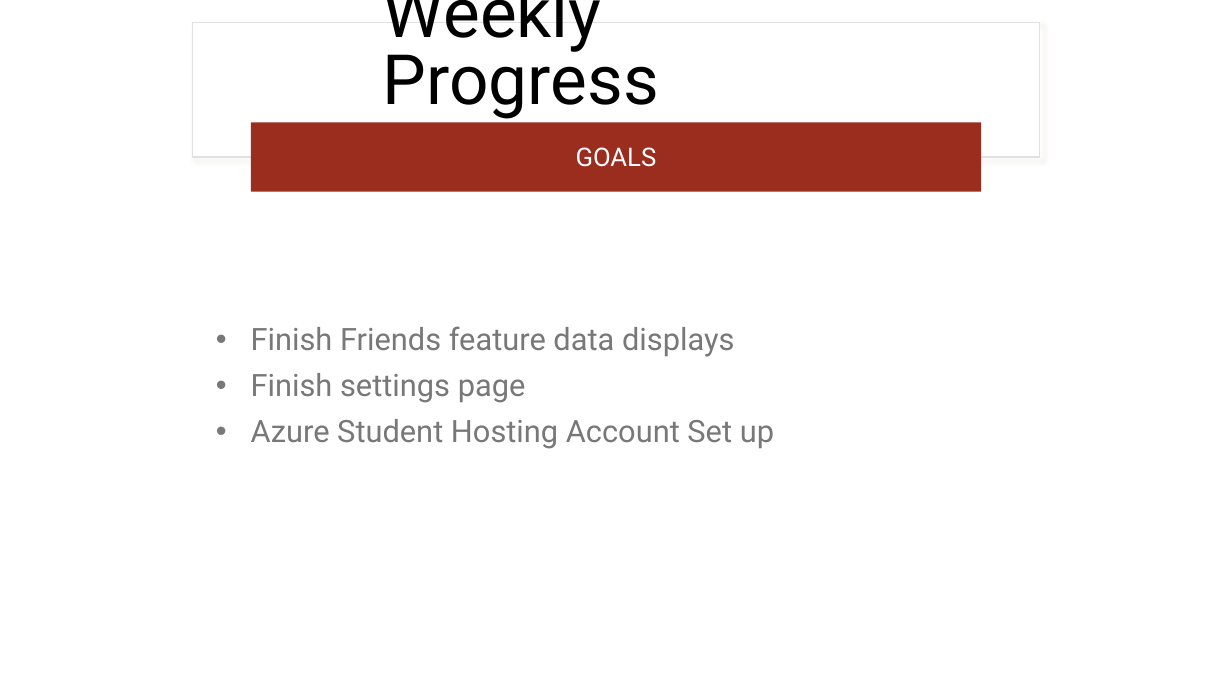
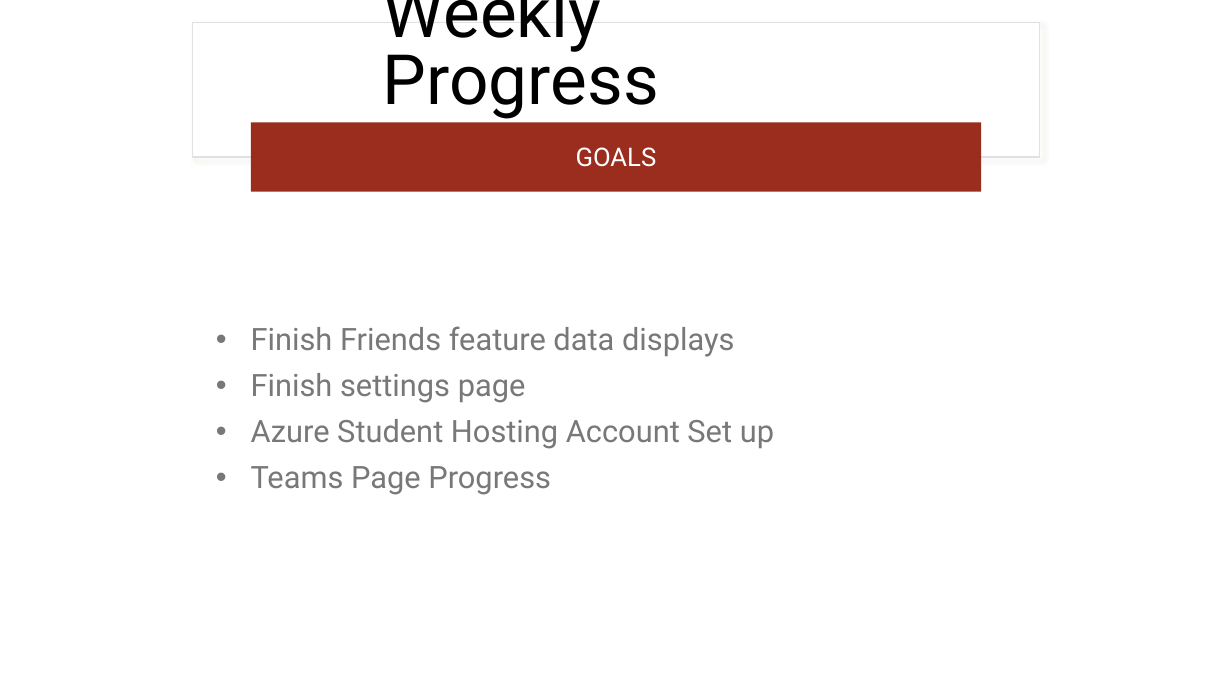
Before and after one commit to jjdeuce06/VulcanActivityTracker, a slide deck: slide 3 of Documentation/Weekly Report/week11/CMSC-4920-Week11-Group2.pptx. Drawn at 1232x693 pixels with LibreOffice and Linux fonts; fonts in the diff are those of the drawing. Boxes give left, top, right and bottom in pixels: in the first picture for what was removed or moved away, otherwise in the second. Text is boxed around its words. In the diff, an @@ line names an element or a change of style, - is before the commit and + after.

```diff
--- a/Documentation/Weekly Report/week11/CMSC-4920-Week11-Group2.pptx
+++ b/Documentation/Weekly Report/week11/CMSC-4920-Week11-Group2.pptx
@@ text at [251,466,551,495]: paragraph added @@
+• Teams Page Progress
```
Also in this commit, not shown: 2 other slides changed, 1 other file.
